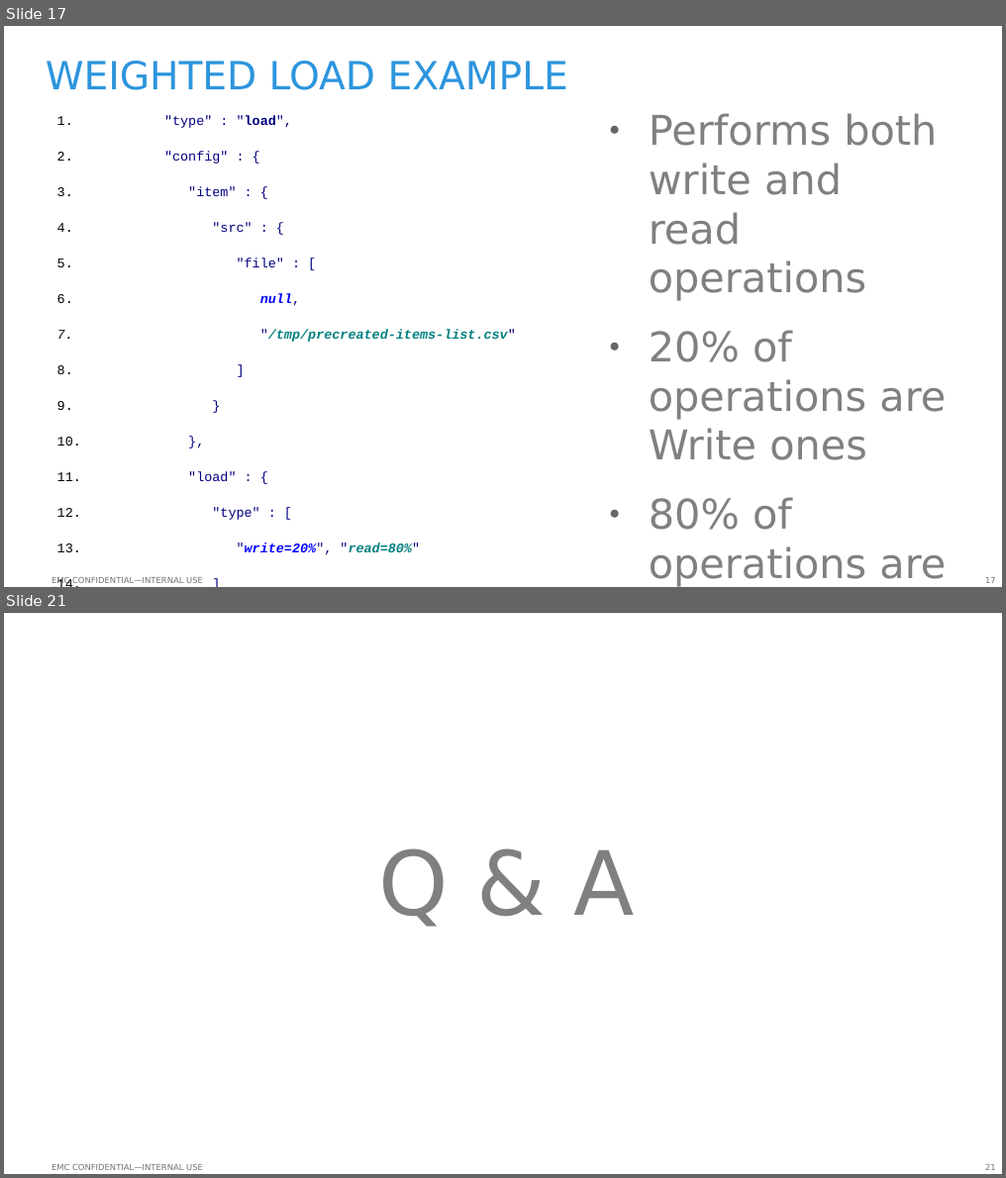
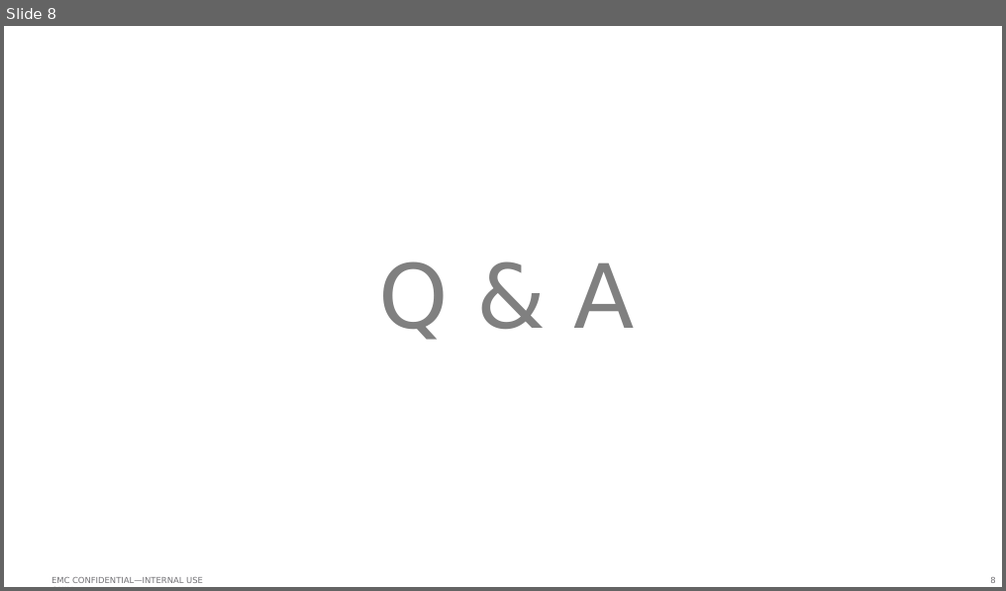
Before and after one commit to emc-mongoose/mongoose, a slide deck: doc/emcmongoosev2.odp. Shown one above the other, each under a label of ours: slides 17 and 21 before the commit, slide 8 after it; the slides between them are not shown. The pictures are 1006x1178 and 1006x591 pixels, drawn with LibreOffice and Linux fonts; fonts in the diff are those of the drawing; background and template pictures are left out. Boxes give left, top, right and bottom in pixels: in the first picture for what was removed or moved away, otherwise in the second. Text is boxed around its words. In the diff, an @@ line names an element or a change of style, - is before the commit and + after.

```diff
--- a/doc/emcmongoosev2.odp
+++ b/doc/emcmongoosev2.odp
@@ slide 17 removed at bbox=[4, 26, 1002, 587], background #FFFFFF; not listed: 2 template elements that a slide beside it also shows @@
@@ title removed at bbox=[46, 61, 568, 90] @@
-WEIGHTED LOAD EXAMPLE
@@ text removed at bbox=[648, 113, 945, 587] @@
-● Performs both write and read operations
-● 20% of operations are Write ones
-● 80% of operations are Read ones
@@ text removed at bbox=[164, 116, 516, 556] @@
-1. "type" : "load",
-2. "config" : {
-3. "item" : {
-4. "src" : {
-5. "file" : [
-6. null,
-7. "/tmp/precreated-items-list.csv"
-8. ]
-9. }
-10. },
-11. "load" : {
-12. "type" : [
-13. "write=20%", "read=80%"
-14. ]
-15. }
-16. }
@@ what was slide 21 is now slide 8 @@
@@ page number at bbox=[990, 577, 995, 583]: text changed @@
-21
+8
```
Also in this commit, not shown: 2 slides changed, 3 slides added, 15 other slides removed, 6 other files.
